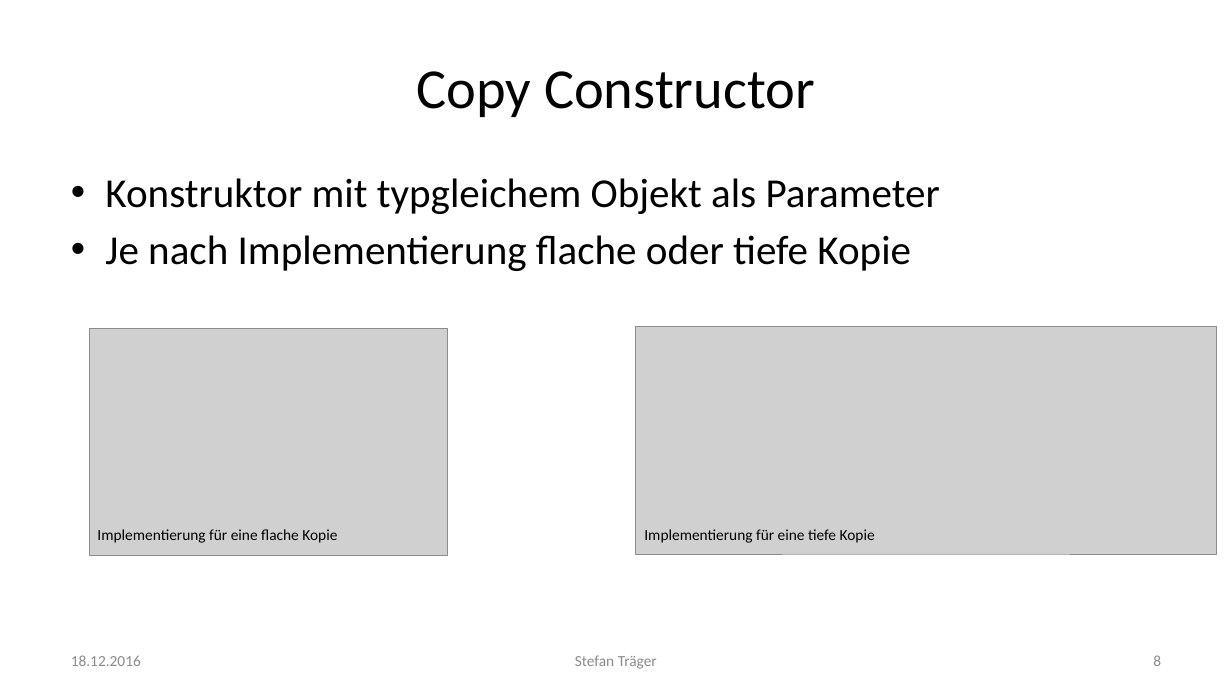
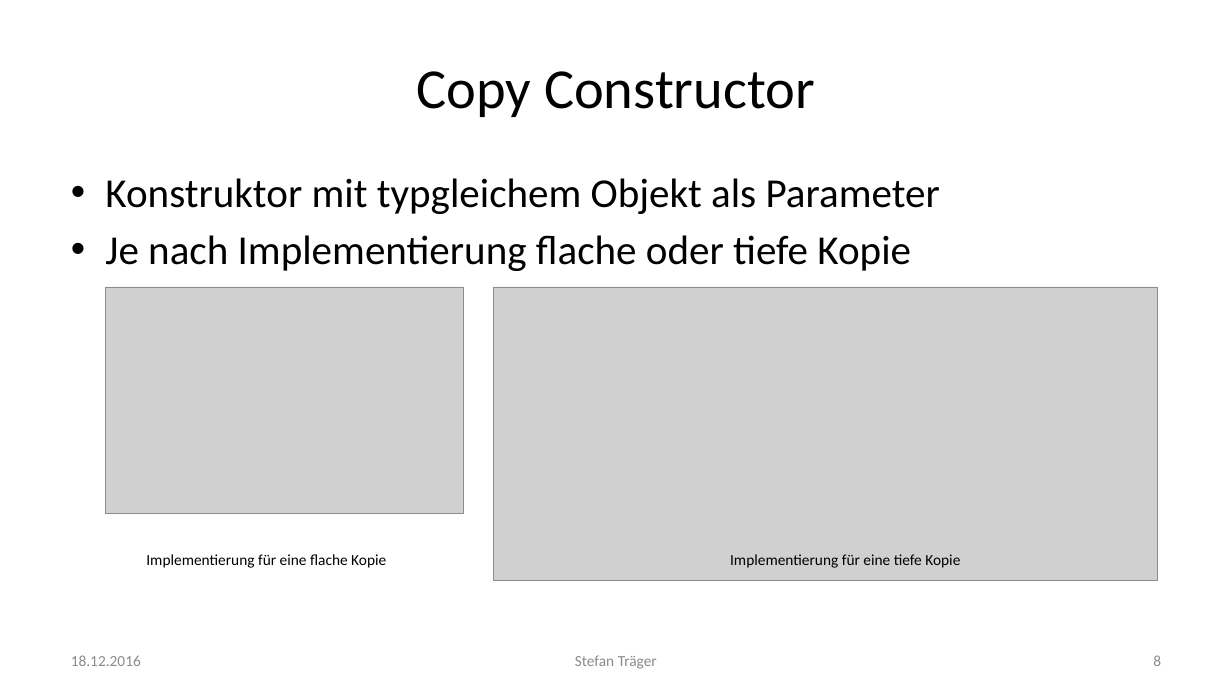
Before and after one commit to doubleSlashde/brownbagLunchCloneObjectsInJava, a slide deck: slide 8 of Klonen von Objekten in Java.pptx. Drawn at 1232x693 pixels with LibreOffice and Linux fonts; fonts in the diff are those of the drawing; grey boxes stand for pictures. Boxes give left, top, right and bottom in pixels: in the first picture for what was removed or moved away, otherwise in the second. Text is boxed around its words. In the diff, an @@ line names an element or a change of style, - is before the commit and + after.

```diff
--- a/Klonen von Objekten in Java.pptx
+++ b/Klonen von Objekten in Java.pptx
@@ picture: place and size @@
-picture at [90, 329, 447, 555]
+picture at [105, 287, 463, 514]
@@ picture: place and size @@
-picture at [636, 327, 1217, 555]
+picture at [494, 287, 1157, 581]
@@ text "Implementierung für eine flache Kopie": place and size @@
-text "Implementierung für eine flache Kopie" at [97, 529, 337, 543]
+text "Implementierung für eine flache Kopie" at [146, 554, 386, 568]
@@ text "Implementierung für eine tiefe Kopie": place and size @@
-text "Implementierung für eine tiefe Kopie" at [644, 529, 875, 543]
+text "Implementierung für eine tiefe Kopie" at [730, 554, 960, 568]
```
Also in this commit, not shown: 4 other slides changed, 1 slide added.
